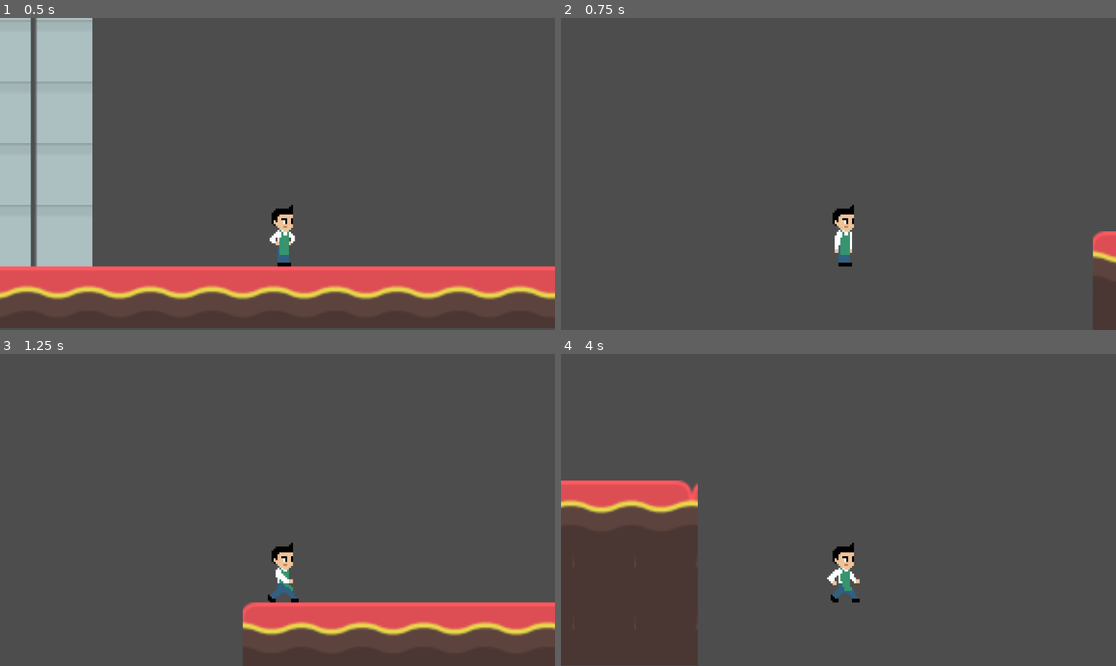
Above: before the commit, frames 1-4 (two rows, left to right).
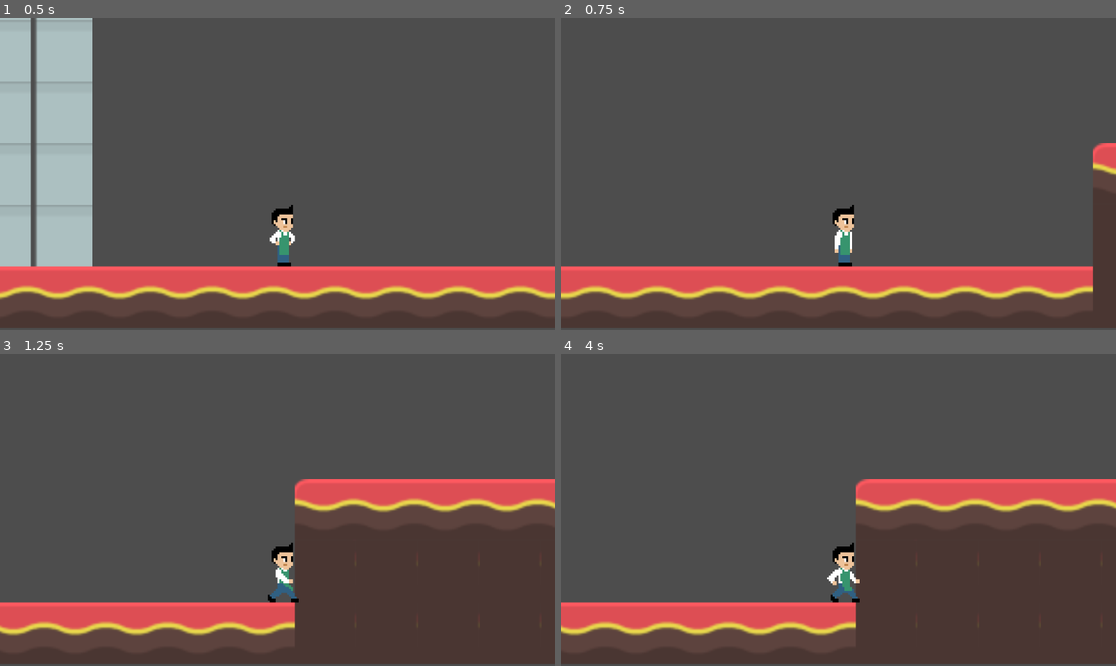
Above: after the commit, the same moments.

Repository: TheKizzyDev/GodotWildJam62
Game: Godot game, scene res://main.tscn
Same seed, same stepped clock (60 frames per second), same inputs: the game is played once before the commit and once after it.
Inputs:
- Up to frame 1 (0.5 s): no input
- Up to frame 2 (0.75 s): tap Enter at 0.5 s; hold D (move_right) from 0.53 s (still down); tap Space (jump) at 0.6 s
- Up to frame 3 (1.25 s): keep holding D (move_right); tap Space (jump) at 0.77, 1.07 s
- Up to frame 4 (4 s): tap E (interact) at 1.35, 2.85 s; tap Space (jump) at 1.52, 1.55, 1.82, 2.1, 3.02, 3.05, 3.32, 3.6, 3.77 s; release D (move_right) at 2.03 s; hold A (move_left) 2.03-2.78 s; hold D (move_right) from 2.78 s (still down)

Frame 1 is identical in both runs. In frame 2, 15% of the frame differs, in the area x 0-100%, y 40-100%; in frame 3, 27%; in frame 4, 40%.

Commit message:
Add a function stub for separate combat zone movement.

Diff:
--- a/scripts/player.gd
+++ b/scripts/player.gd
@@ -25,12 +25,19 @@
 	_control_dialogue.set_visible(false)
 
 
-func _physics_process(delta):
+func is_in_combat_zone():
+	# TODO Determine when player is in combat zone. This is probably the player
+	#      portaling to another world.
+	return false
+
+
+func _handle_cocoa_shop_input(delta):
 	if not is_on_floor():
 		velocity.y += gravity * delta
 
-	if Input.is_action_just_pressed("jump") and is_on_floor():
-		velocity.y = jump_velocity
+	# TODO: Remove, if confident jump is not needed in the cocoa shop.
+#	if Input.is_action_just_pressed("jump") and is_on_floor():
+#		velocity.y = jump_velocity
 
 	var direction = Input.get_axis("move_left", "move_right")
 	if direction:
@@ -50,6 +57,18 @@
 		_animation_player.play("Idle_Blinking")
 
 	move_and_slide()
+
+
+func _handle_input_combat_zone(delta):
+	# TODO: Implement. This is a stub to implement combat zone movement.
+	pass
+
+
+func _physics_process(delta):
+	if is_in_combat_zone():
+		_handle_input_combat_zone(delta)
+	else:
+		_handle_cocoa_shop_input(delta)
 
 
 func _unhandled_input(event):
